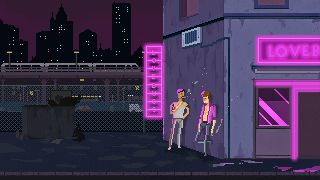
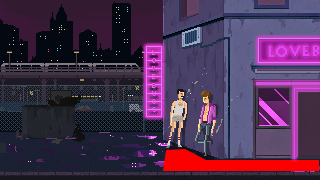
Layered file, before and after one edit (320px x 180px). Changes by layer:
hid group "Group 1" (2nd of 4, in "lightging" › "neon right subanim(0.5)") (1 layers) over [252, 34, 320, 163]
removed layer "gaylighting" (was 62%) from group "Group 1" over [163, 89, 207, 141]
removed layer "gaylighting copy" from group "Group 2" over [163, 89, 207, 141]
removed layer "gay2" from group "guys" over [148, 89, 193, 150]
added layer "hectorwalk()" above "HectorPose" over [163, 149, 319, 171]
added group "HectorPose" with 3 layers above "gay1" over [166, 89, 188, 151]
added layer "3" in group "HectorPose" over [166, 89, 187, 148]
moved "gay1" out of group "guys" over [195, 91, 216, 156]
added group "left subanim(0.2)" with 2 layers in group "puddle" over [6, 132, 191, 168]
renamed "Layer 6 copy" to "2", showed it, blend lighten → normal, moved it into group "left subanim(0.2)", painted on it over [6, 89, 191, 171]
removed layer "puddle copy 3" from group "puddle reflection()" over [6, 132, 191, 168]
renamed "Layer 6" to "1", hid it, blend lighten → normal, moved it into group "left subanim(0.2)", painted on it over [6, 89, 191, 171]
removed layer "puddle copy" from group "puddle reflection()" over [6, 132, 191, 168]
added group "right subanim(0.5)" with 2 layers in group "puddle" over [6, 132, 320, 172]
"Layer 7": opacity 75% → 100%, blend lighten → normal, moved it into group "right subanim(0.5)", painted on it over [6, 127, 320, 175]
removed layer "puddle copy 2" from group "puddle reflection()" over [6, 132, 320, 172]
added layer "Layer 7 copy" in group "right subanim(0.5)" over [6, 132, 320, 172]
hid "puddle" (2nd of 2, in "puddle") over [6, 132, 320, 175]
"shadow": opacity 24% → 37%, moved it out of group "guys", painted on it over [164, 89, 218, 162]
